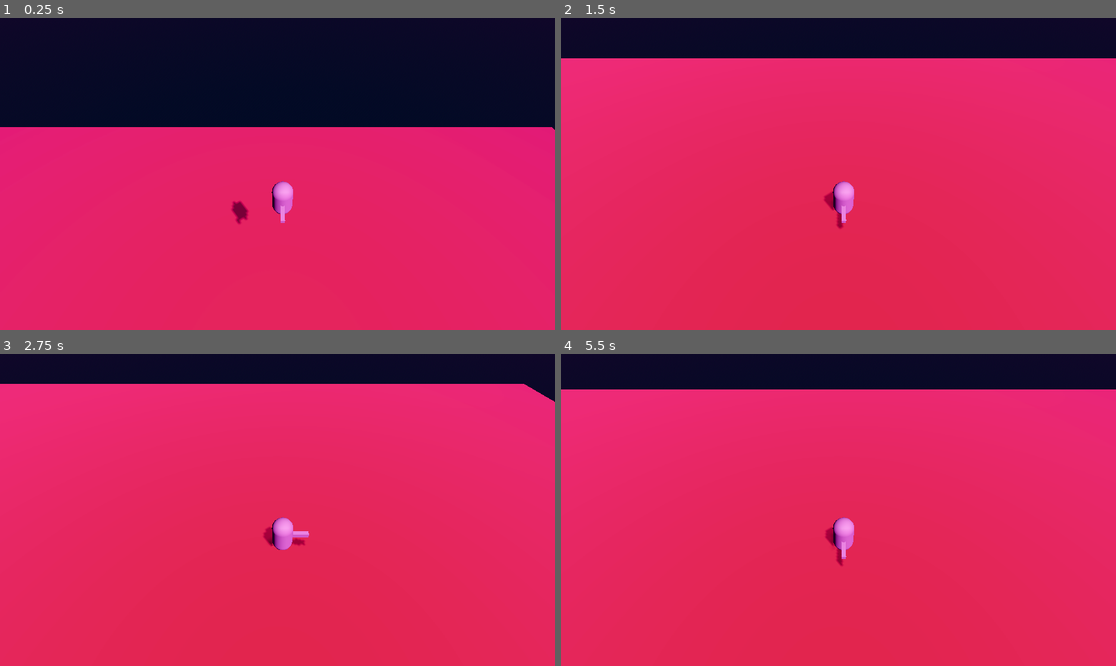
Above: before the commit, frames 1-4 (two rows, left to right).
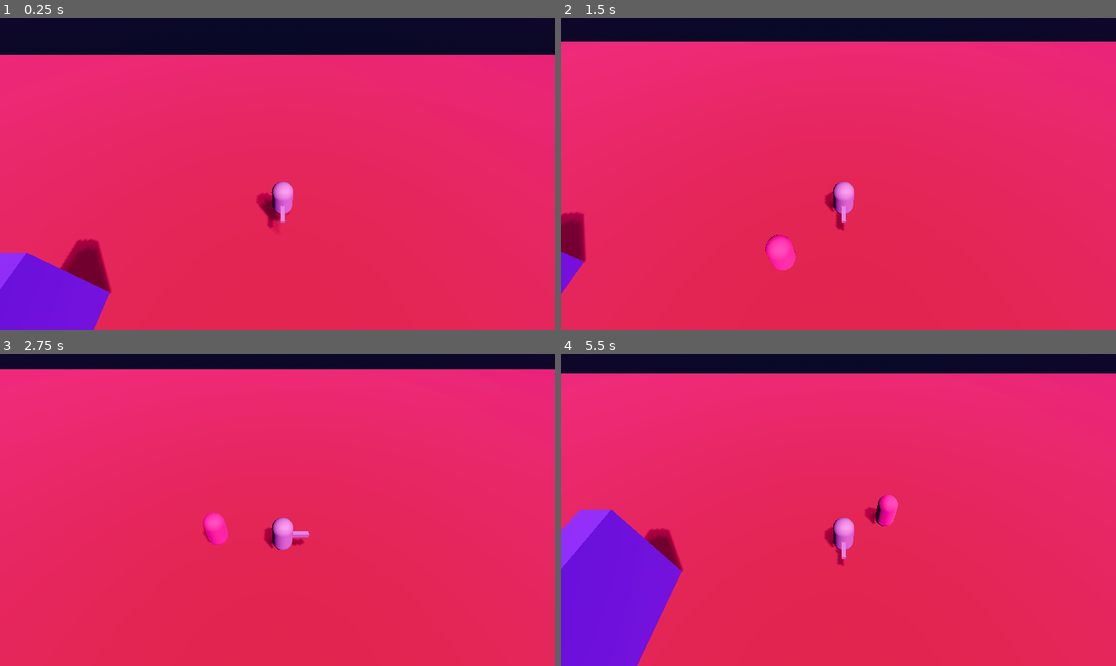
Above: after the commit, the same moments.

Repository: AndreRufo/ophi13
Game: Godot game, scene res://world.tscn
The game is run twice, just before and just after one commit, with the same random seed, the same clock (stepped at 60 frames per second) and the same inputs.
Inputs:
- Up to frame 1 (0.25 s): no input
- Up to frame 2 (1.5 s): tap Enter (ui_accept) at 0.5, 0.77 s; hold Right (ui_right) 0.53-1.28 s; hold Down (ui_down) from 1.28 s (still down)
- Up to frame 3 (2.75 s): tap Enter (ui_accept) at 1.52 s; release Down (ui_down) at 2.03 s; hold Right (ui_right) from 2.03 s (still down)
- Up to frame 4 (5.5 s): release Right (ui_right) at 2.78 s; hold Up (ui_up) 2.78-3.53 s; tap Enter (ui_accept) at 3.02, 3.77, 4.52 s; hold Left (ui_left) 3.53-5.03 s; hold Down (ui_down) from 5.03 s (still down)

The runs differ from the first frame. In frame 1, 28% of the frame differs, in the area x 0-100%, y 11-100%; in frame 2, 6.7%; in frame 3, 5.2%; in frame 4, 14%.
Error after the commit: Parse Error: Class "BaseEnemy" hides a global script class. (res://Scripts/BaseEnemy.gd:3)

Commit message:
Added enemy movement and player health

Diff:
--- a/Prefabs/Character.tscn
+++ b/Prefabs/Character.tscn
@@ -1,4 +1,6 @@
-[gd_scene load_steps=4 format=3 uid="uid://d4lp0doik3rtc"]
+[gd_scene load_steps=5 format=3 uid="uid://d4lp0doik3rtc"]
+
+[ext_resource type="Script" path="res://Scripts/Character.gd" id="1_dhoan"]
 
 [sub_resource type="CapsuleShape3D" id="CapsuleShape3D_gf1nm"]
 
@@ -7,6 +9,7 @@
 [sub_resource type="BoxMesh" id="BoxMesh_8jwdv"]
 
 [node name="Character" type="CharacterBody3D" groups=["Character"]]
+script = ExtResource("1_dhoan")
 
 [node name="Collision" type="CollisionShape3D" parent="."]
 shape = SubResource("CapsuleShape3D_gf1nm")
@@ -17,3 +20,9 @@
 [node name="Gun" type="MeshInstance3D" parent="Visual"]
 transform = Transform3D(0.2, 0, 0, 0, 0.2, 0, 0, 0, 1, 0, 0, 0.76)
 mesh = SubResource("BoxMesh_8jwdv")
+
+[node name="StunTimer" type="Timer" parent="."]
+unique_name_in_owner = true
+wait_time = 0.5
+
+[connection signal="timeout" from="StunTimer" to="." method="_on_stun_timer_timeout"]
--- a/Prefabs/Enemy.tscn
+++ b/Prefabs/Enemy.tscn
@@ -1,6 +1,6 @@
-[gd_scene load_steps=5 format=3 uid="uid://y1eqpa7ff1uq"]
+[gd_scene load_steps=6 format=3 uid="uid://y1eqpa7ff1uq"]
 
-[ext_resource type="Script" path="res://scripts/Enemy.gd" id="1_x6f54"]
+[ext_resource type="Script" path="res://Scripts/BaseEnemy.gd" id="1_iebi6"]
 
 [sub_resource type="CapsuleShape3D" id="CapsuleShape3D_gf1nm"]
 
@@ -9,8 +9,11 @@
 [sub_resource type="StandardMaterial3D" id="StandardMaterial3D_ol51q"]
 albedo_color = Color(0.705882, 0.247059, 0.360784, 1)
 
-[node name="Enemy" type="CharacterBody3D"]
-script = ExtResource("1_x6f54")
+[sub_resource type="CylinderShape3D" id="CylinderShape3D_bvxsd"]
+radius = 1.0
+
+[node name="Enemy" type="CharacterBody3D" groups=["Enemy"]]
+script = ExtResource("1_iebi6")
 
 [node name="Collision" type="CollisionShape3D" parent="."]
 shape = SubResource("CapsuleShape3D_gf1nm")
@@ -18,3 +21,10 @@
 [node name="Visual" type="MeshInstance3D" parent="."]
 mesh = SubResource("CapsuleMesh_pc6ix")
 surface_material_override/0 = SubResource("StandardMaterial3D_ol51q")
+
+[node name="DamageArea" type="Area3D" parent="."]
+
+[node name="CollisionShape3D" type="CollisionShape3D" parent="DamageArea"]
+shape = SubResource("CylinderShape3D_bvxsd")
+
+[connection signal="body_entered" from="DamageArea" to="." method="_on_damage_area_body_entered"]
--- a/scripts/Aries.gd
+++ b/scripts/Aries.gd
@@ -1,6 +1,6 @@
-extends Enemy
+extends BaseEnemy
 
 func _update(delta):
-	var new_velocity = position - player.position
+	var new_velocity = player.position - position
 	velocity.x = new_velocity.x
 	velocity.z = new_velocity.z
--- a/scripts/Enemy.gd
+++ b/scripts/BaseEnemy.gd
@@ -1,6 +1,6 @@
 extends CharacterBody3D
 
-class_name Enemy
+class_name BaseEnemy
 
 @export var MaxHealth : int = 10
 var currentHealth : int = MaxHealth
@@ -27,6 +27,18 @@
 		return
 	_update(delta)
 
+	move_and_slide()
+
 # Called every frame. 'delta' is the elapsed time since the previous frame.
 func _process(delta):
 	pass
+
+
+func _on_damage_area_body_entered(body):
+	if body.is_in_group("Character"):
+		var player : CharacterBody3D = body;
+		player.Stun((player.position - position)*10);
+		player.currentHealth -= 1;
+		if (player.currentHealth <= 0):
+			player.queue_free();
+	pass # Replace with function body.
--- a/scripts/Bullet.gd
+++ b/scripts/Bullet.gd
@@ -21,4 +21,15 @@
 func _on_area_3d_body_entered(body):
 	if is_player_bullet && body.is_in_group("Character"):
 		return;
+
+	if is_player_bullet && body.is_in_group("Enemy"):
+		body.currentHealth -= 1;
+		if (body.currentHealth <= 0):
+			body.queue_free();
+
+	if !is_player_bullet && body.is_in_group("Character"):
+		body.currentHealth -= 1;
+		if (body.currentHealth <= 0):
+			body.queue_free();
+
 	queue_free()
--- a/scripts/Character.gd
+++ b/scripts/Character.gd
@@ -6,18 +6,32 @@
 
 @export var BulletScene : PackedScene
 
+@export var MaxHealth : int = 10;
+
+var currentHealth : int = MaxHealth
+var isStunned : bool = false;
+
 # Get the gravity from the project settings to be synced with RigidBody nodes.
 var gravity = ProjectSettings.get_setting("physics/3d/default_gravity")
 
-func _onready():
+func _ready():
 	var singletons = Singletons;
 	singletons.PlayerCharacter = self;
+
+func Stun(bumpDir):
+	isStunned = true;
+	velocity = bumpDir;
+	%StunTimer.start();
 
 func _physics_process(delta):
 	# Add the gravity.
 	if not is_on_floor():
 		velocity.y -= gravity * delta
 
+
+	if isStunned:
+		move_and_slide()
+		return;
 	# Handle Jump.
 	#if Input.is_action_just_pressed("ui_accept") and is_on_floor():
 	#	velocity.y = JUMP_VELOCITY
@@ -42,6 +56,10 @@
 
 	var new_look_dir = position + direction
 
-	look_at(lerp(position + transform.basis.z, new_look_dir, 0.5), Vector3.UP, true)
+	look_at(new_look_dir, Vector3.UP, true)
 
 	move_and_slide()
+
+
+func _on_stun_timer_timeout():
+	isStunned = false;
--- a/world.tscn
+++ b/world.tscn
@@ -1,7 +1,6 @@
-[gd_scene load_steps=13 format=3 uid="uid://cdpypep1bb1nu"]
+[gd_scene load_steps=12 format=3 uid="uid://bupermobpg1sj"]
 
 [ext_resource type="PackedScene" uid="uid://d4lp0doik3rtc" path="res://Prefabs/Character.tscn" id="1_tr0ag"]
-[ext_resource type="Script" path="res://Scripts/Character.gd" id="2_h1gee"]
 [ext_resource type="PackedScene" uid="uid://daa4scifdiejw" path="res://Prefabs/Bullet.tscn" id="3_n2sfi"]
 [ext_resource type="PackedScene" uid="uid://hc6iqxwfym4h" path="res://Prefabs/Aries.tscn" id="4_jmyty"]
 
@@ -88,17 +87,6 @@
 [node name="CollisionShape3D" type="CollisionShape3D" parent="Ground3/StaticBody3D"]
 shape = SubResource("BoxShape3D_ns7rh")
 
-[node name="Character" parent="." instance=ExtResource("1_tr0ag")]
-transform = Transform3D(1, 0, 0, 0, 1, 0, 0, 0, 1, 15.9715, 9.71853, -33.0815)
-script = ExtResource("2_h1gee")
-BulletScene = ExtResource("3_n2sfi")
-
-[node name="RemoteTransform3D" type="RemoteTransform3D" parent="Character"]
-transform = Transform3D(1, 0, 0, 0, 0.778353, 0.627827, 0, -0.627827, 0.778353, 0, 0, 0)
-remote_path = NodePath("../../CameraAnchor")
-update_rotation = false
-update_scale = false
-
 [node name="DirectionalLight3D" type="DirectionalLight3D" parent="."]
 transform = Transform3D(0.79873, -0.469215, 0.376653, 0, 0.625992, 0.77983, -0.60169, -0.622874, 0.499998, 28.5863, 14.657, -23.8253)
 light_color = Color(0.929412, 0.568627, 0.905882, 1)
@@ -115,7 +103,7 @@
 directional_shadow_max_distance = 40.2
 
 [node name="CameraAnchor" type="Node3D" parent="."]
-transform = Transform3D(1, 0, 0, 0, 0.778353, 0.627827, 0, -0.627827, 0.778353, 15.9715, 9.71853, -33.0815)
+transform = Transform3D(1, 0, 0, 0, 0.778353, 0.627827, 0, -0.627827, 0.778353, 8.18439, 2.81289, -28.679)
 
 [node name="Camera3D" type="Camera3D" parent="CameraAnchor"]
 transform = Transform3D(1, 0, 0, 0, 0.983341, 0.181772, 0, -0.181772, 0.983341, -0.239708, 3.18741, 10.7707)
@@ -126,3 +114,13 @@
 
 [node name="Aries" parent="." instance=ExtResource("4_jmyty")]
 transform = Transform3D(1, 0, 0, 0, 1, 0, 0, 0, 1, 6.35814, 3.37027, -12.3455)
+
+[node name="Character" parent="." instance=ExtResource("1_tr0ag")]
+transform = Transform3D(1, 0, 0, 0, 1, 0, 0, 0, 1, 8.18439, 2.81289, -28.679)
+BulletScene = ExtResource("3_n2sfi")
+
+[node name="RemoteTransform3D" type="RemoteTransform3D" parent="Character"]
+transform = Transform3D(1, 0, 0, 0, 0.778353, 0.627827, 0, -0.627827, 0.778353, 0, 0, 0)
+remote_path = NodePath("../../CameraAnchor")
+update_rotation = false
+update_scale = false
